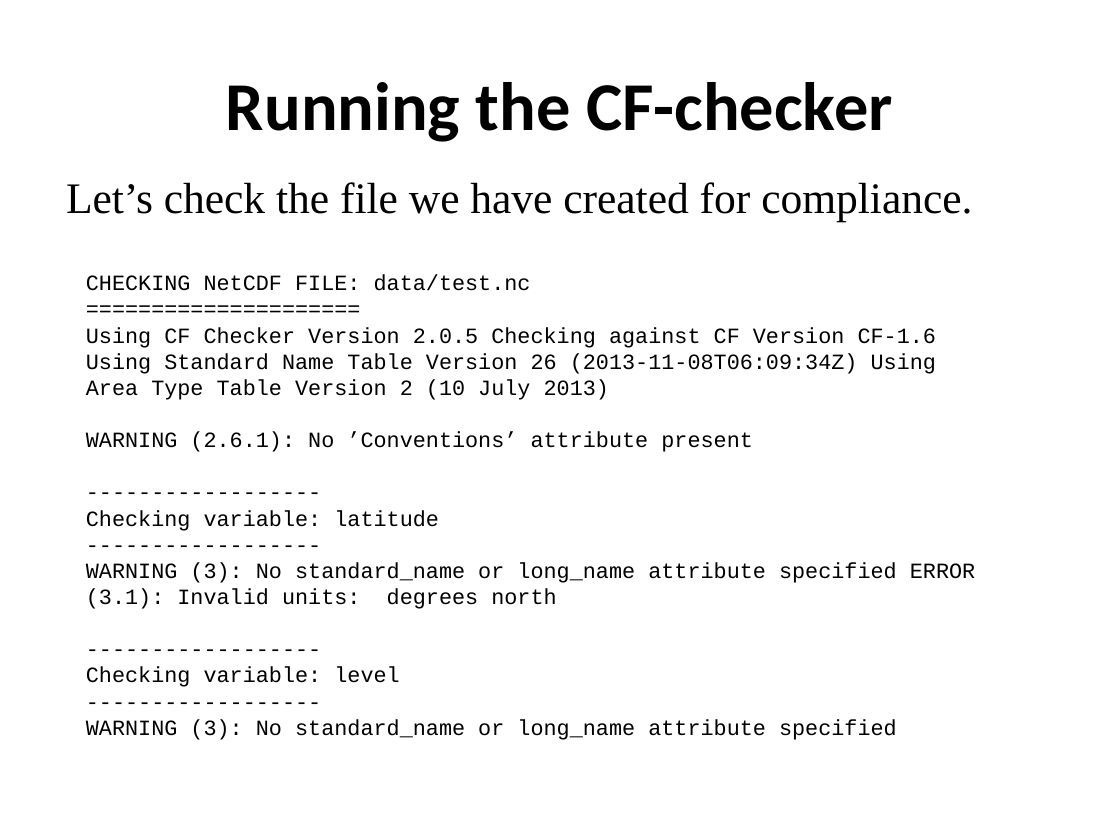
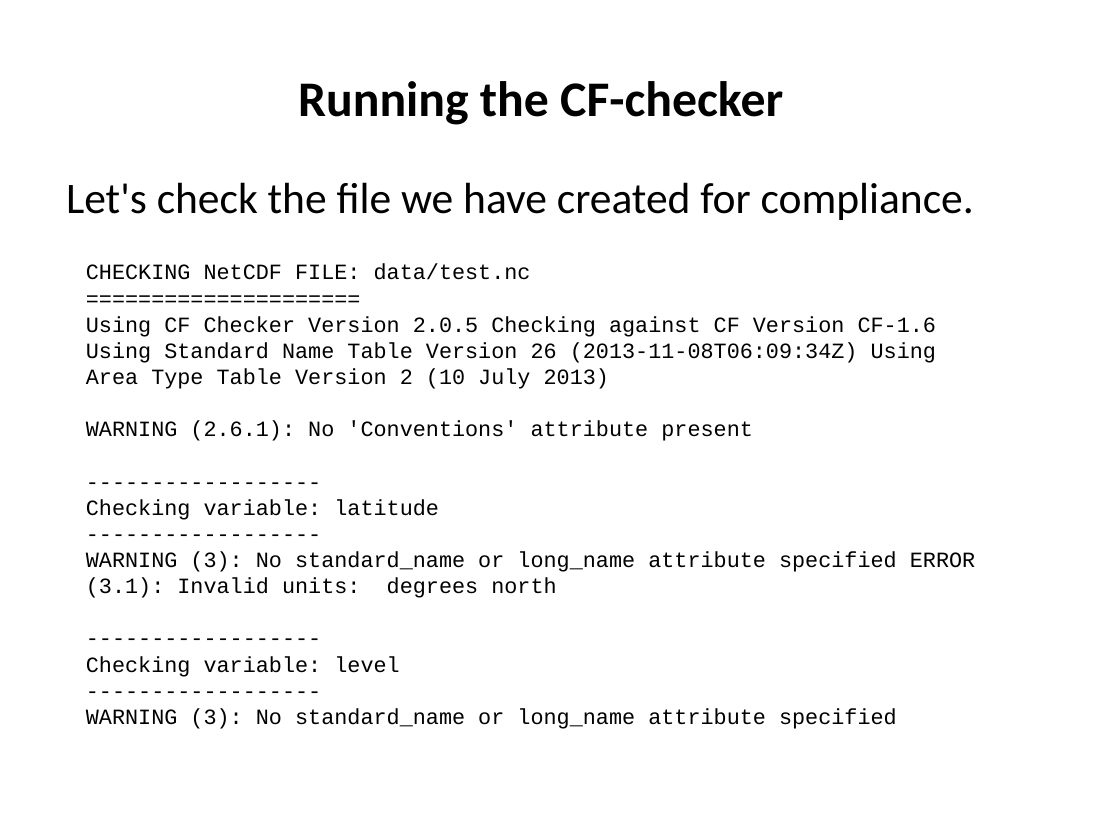
Before and after one commit to ncasuk/ncas-isc, a slide deck: slide 3 of python/presentations/read_write_data/09_cfchecker.ppt. Drawn at 1120x840 pixels with LibreOffice and Linux fonts; fonts in the diff are those of the drawing; background and template pictures are left out. Boxes give left, top, right and bottom in pixels: in the first picture for what was removed or moved away, otherwise in the second. Text is boxed around its words. In the diff, an @@ line names an element or a change of style, - is before the commit and + after.

Commit message:
Finished read_write_data7-10

```diff
--- a/python/presentations/read_write_data/09_cfchecker.ppt
+++ b/python/presentations/read_write_data/09_cfchecker.ppt
@@ title "Running the CF-checker": place and size @@
-title "Running the CF-checker" at (226,82,893,142)
+title "Running the CF-checker" at (298,81,783,125)
@@ title "Running the CF-checker" at (298,81,783,125): size 44 to 32 pt; line spacing 1 to 0.9 @@
@@ text at (66,182,974,220): text changed; font Times New Roman to Calibri @@
-Let’s check the file we have created for compliance.
+Let's check the file we have created for compliance.
@@ text "CHECKING NetCDF FILE: data/test.nc": place and size @@
-text "CHECKING NetCDF FILE: data/test.nc" at (86,275,975,740)
+text "CHECKING NetCDF FILE: data/test.nc" at (86,264,975,729)
@@ text at (86,421,753,441): text changed @@
-WARNING (2.6.1): No ’Conventions’ attribute present
+WARNING (2.6.1): No 'Conventions' attribute present
```
Also in this commit, not shown: 4 other slides changed, 1 slide removed, 2 other files.
